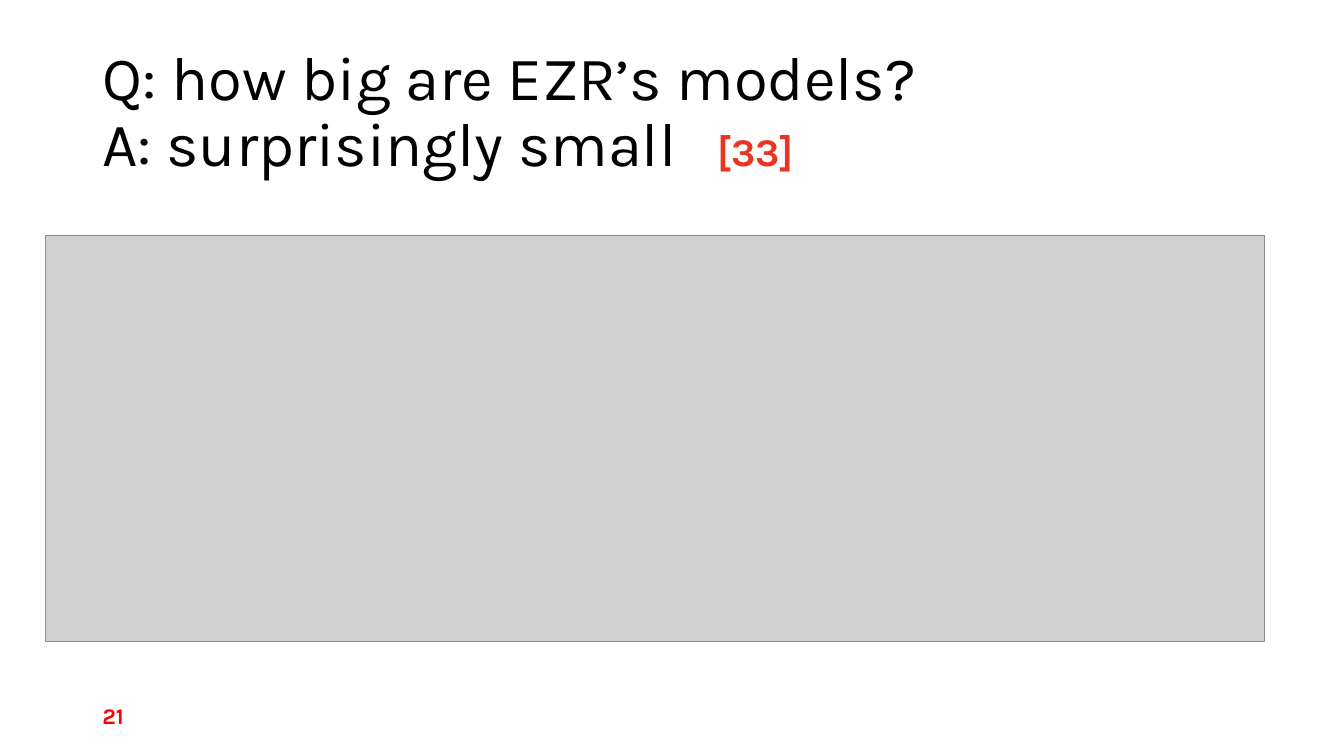
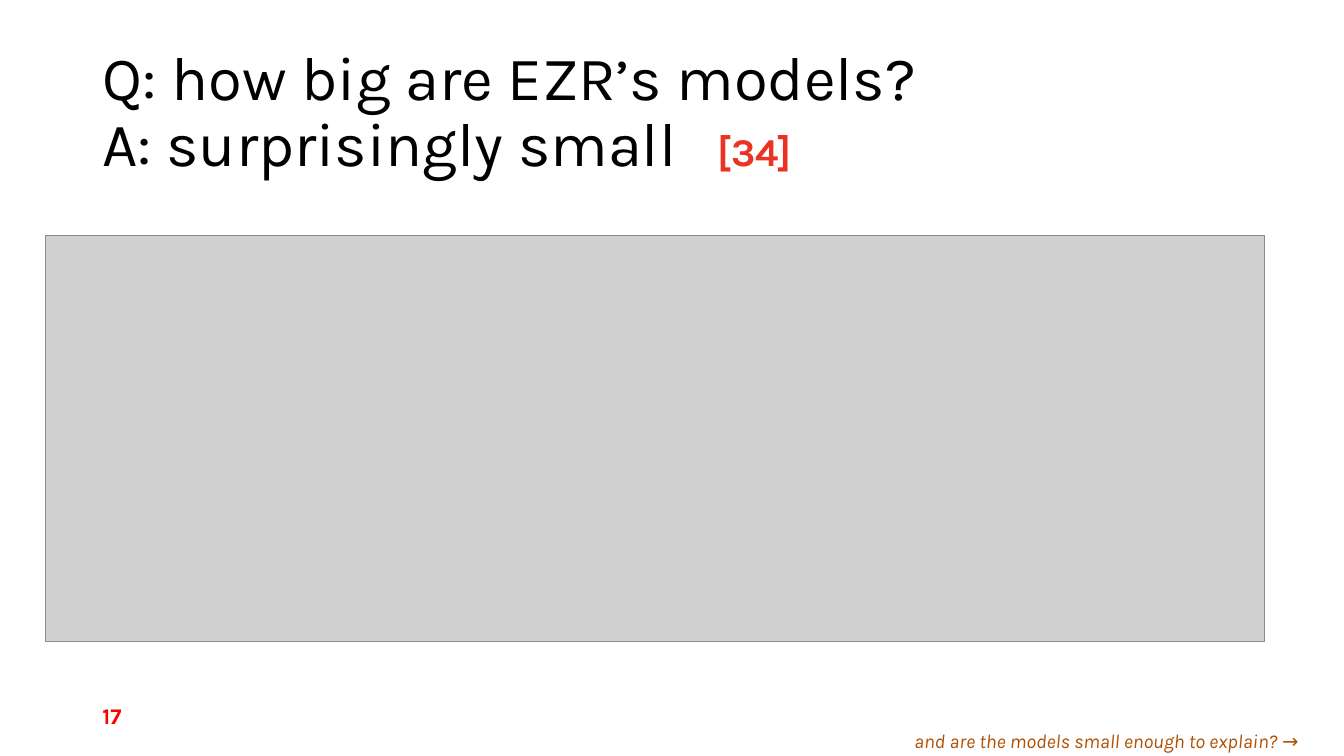
Before and after one commit to timm/fyi, a slide deck: slide 17 of 26less.pptx (slide 21 before the commit). Drawn at 1344x756 pixels with LibreOffice and Linux fonts; fonts in the diff are those of the drawing; grey boxes stand for pictures; background and template pictures are left out. Boxes give left, top, right and bottom in pixels: in the first picture for what was removed or moved away, otherwise in the second. Text is boxed around its words. In the diff, an @@ line names an element or a change of style, - is before the commit and + after.

```diff
--- a/26less.pptx
+++ b/26less.pptx
@@ title at box(102, 57, 916, 181): text changed @@
-Q: how big are EZR’s models?
-A: surprisingly small [33]
+Q: how big are EZR’s models?
+A: surprisingly small [34]
@@ page number at box(102, 709, 121, 724): text changed @@
-21
+17
@@ text added at box(914, 734, 1277, 753), 14 pt, text #B05000, italic @@
+and are the models small enough to explain? →
```
Also in this commit, not shown: 28 other slides changed, 6 slides removed, 1 other file.
